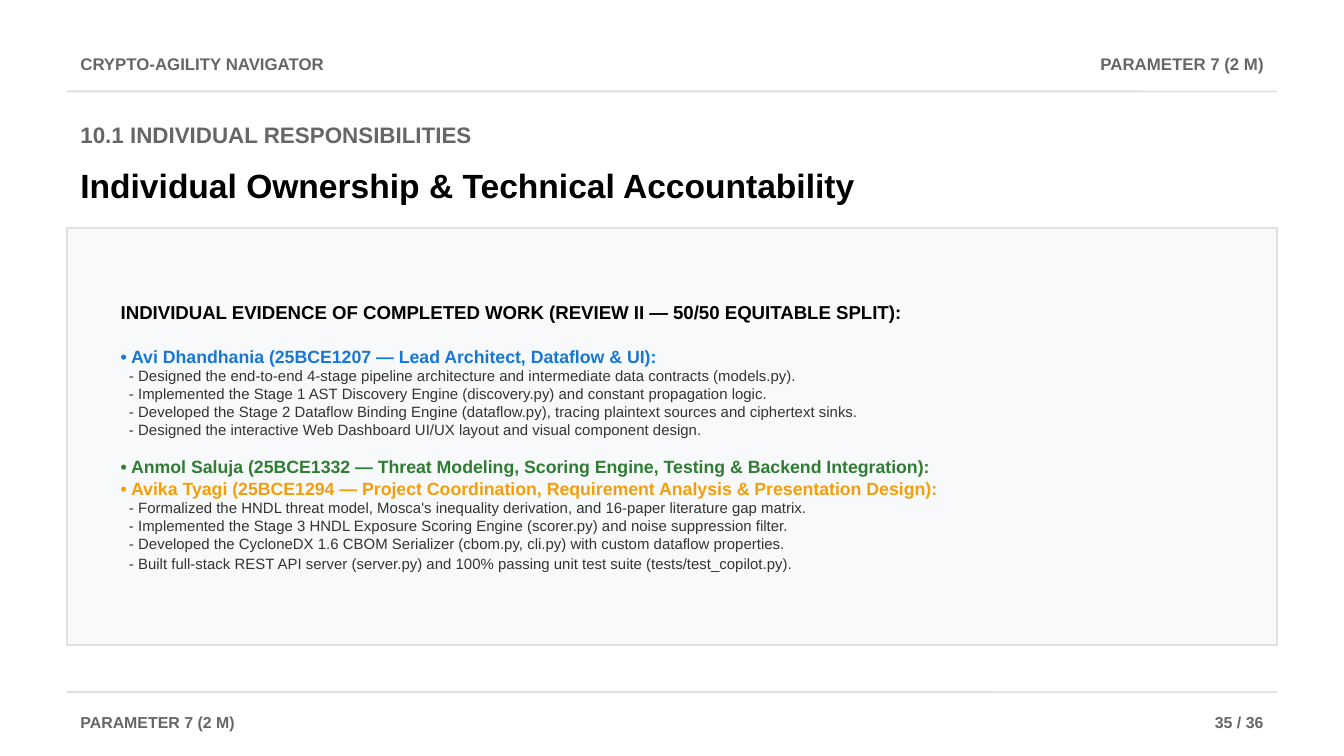
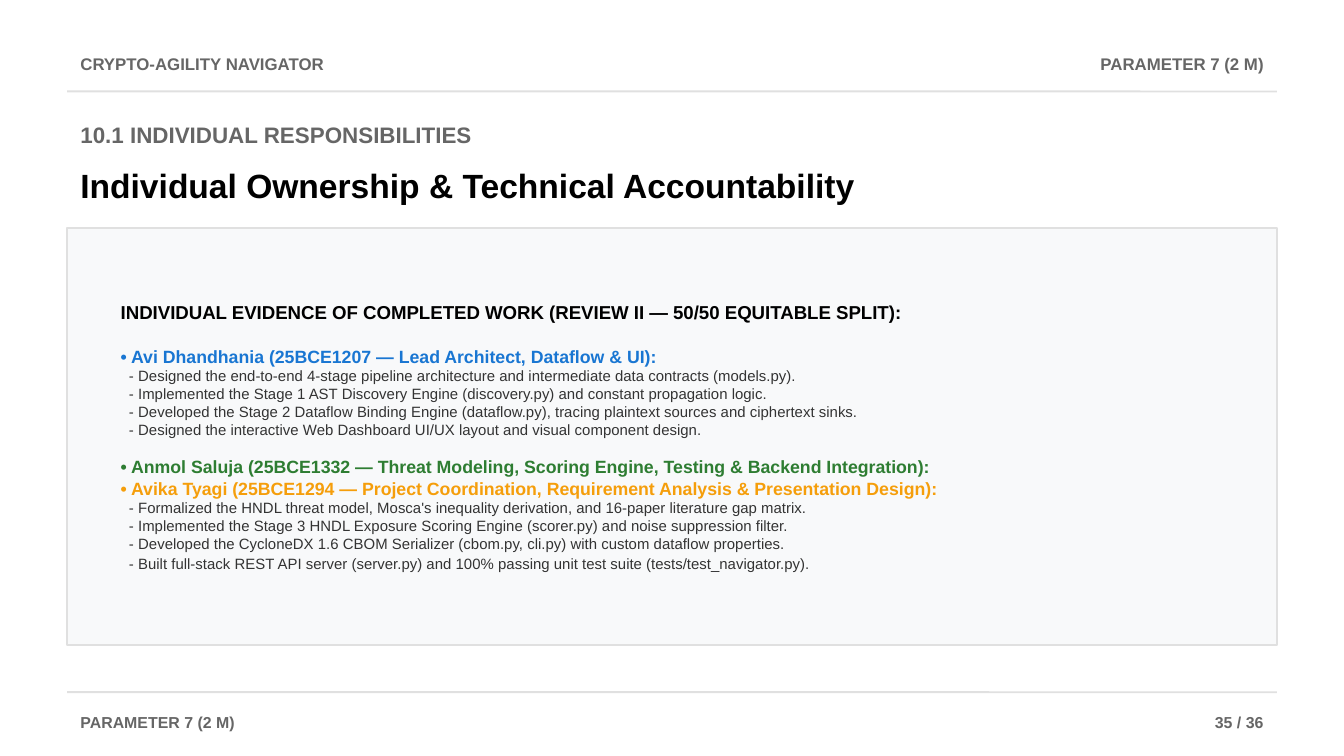
Before and after one commit to AviDhandhania/IDP-Project, a slide deck: slide 36 of Crypto-Agility_Navigator_Review2.pptx. Drawn at 1344x756 pixels with LibreOffice and Linux fonts; fonts in the diff are those of the drawing. Boxes give left, top, right and bottom in pixels: in the first picture for what was removed or moved away, otherwise in the second. Text is boxed around its words. In the diff, an @@ line names an element or a change of style, - is before the commit and + after.

Commit message:
Rename project from Copilot to Navigator across all source, docs, and configurations

```diff
--- a/Crypto-Agility_Navigator_Review2.pptx
+++ b/Crypto-Agility_Navigator_Review2.pptx
@@ text at (x1=121, y1=305, x2=937, y2=572): text changed @@
-INDIVIDUAL EVIDENCE OF COMPLETED WORK (REVIEW II — 50/50 EQUITABLE SPLIT):
-• Avi Dhandhania (25BCE1207 — Lead Architect, Dataflow & UI):
-- Designed the end-to-end 4-stage pipeline architecture and intermediate data contracts (models.py).
-- Implemented the Stage 1 AST Discovery Engine (discovery.py) and constant propagation logic.
-- Developed the Stage 2 Dataflow Binding Engine (dataflow.py), tracing plaintext sources and ciphertext sinks.
-- Designed the interactive Web Dashboard UI/UX layout and visual component design.
-• Anmol Saluja (25BCE1332 — Threat Modeling, Scoring Engine, Testing & Backend Integration):
-• Avika Tyagi (25BCE1294 — Project Coordination, Requirement Analysis & Presentation Design):
-- Formalized the HNDL threat model, Mosca's inequality derivation, and 16-paper literature gap matrix.
-- Implemented the Stage 3 HNDL Exposure Scoring Engine (scorer.py) and noise suppression filter.
-- Developed the CycloneDX 1.6 CBOM Serializer (cbom.py, cli.py) with custom dataflow properties.
-- Built full-stack REST API server (server.py) and 100% passing unit test suite (tests/test_copilot.py).
+INDIVIDUAL EVIDENCE OF COMPLETED WORK (REVIEW II — 50/50 EQUITABLE SPLIT):
+• Avi Dhandhania (25BCE1207 — Lead Architect, Dataflow & UI):
+- Designed the end-to-end 4-stage pipeline architecture and intermediate data contracts (models.py).
+- Implemented the Stage 1 AST Discovery Engine (discovery.py) and constant propagation logic.
+- Developed the Stage 2 Dataflow Binding Engine (dataflow.py), tracing plaintext sources and ciphertext sinks.
+- Designed the interactive Web Dashboard UI/UX layout and visual component design.
+• Anmol Saluja (25BCE1332 — Threat Modeling, Scoring Engine, Testing & Backend Integration):
+• Avika Tyagi (25BCE1294 — Project Coordination, Requirement Analysis & Presentation Design):
+- Formalized the HNDL threat model, Mosca's inequality derivation, and 16-paper literature gap matrix.
+- Implemented the Stage 3 HNDL Exposure Scoring Engine (scorer.py) and noise suppression filter.
+- Developed the CycloneDX 1.6 CBOM Serializer (cbom.py, cli.py) with custom dataflow properties.
+- Built full-stack REST API server (server.py) and 100% passing unit test suite (tests/test_navigator.py).
```
Also in this commit, not shown: 4 other slides changed, 25 other files.
